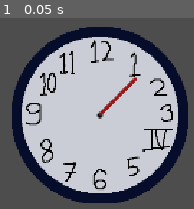
Above: before the commit, frame 1.
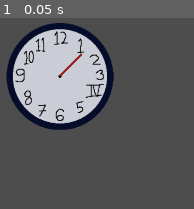
Above: after the commit, the same moment.

Repository: Aarfdark/gmtk-2026
Game: Godot game, scene res://main.tscn
Two runs of this game, one before a commit and one after it. Both use one fixed random seed, a clock stepped at 60 frames per second and the inputs below. The project has no main scene, so this scene is started directly.
Inputs:
- Up to frame 1 (0.05 s): no input

The runs differ from the first frame. In frame 1, 59% of the frame differs, in the area x 3-97%, y 2-97%.

Commit message:
Set window params

Diff:
--- a/src/project.godot
+++ b/src/project.godot
@@ -15,8 +15,11 @@
 
 [display]
 
-window/stretch/mode="canvas_items"
-window/stretch/aspect="expand"
+window/size/viewport_width=1920
+window/size/viewport_height=1080
+window/size/window_width_override=960
+window/size/window_height_override=540
+window/stretch/mode="viewport"
 
 [physics]
 
